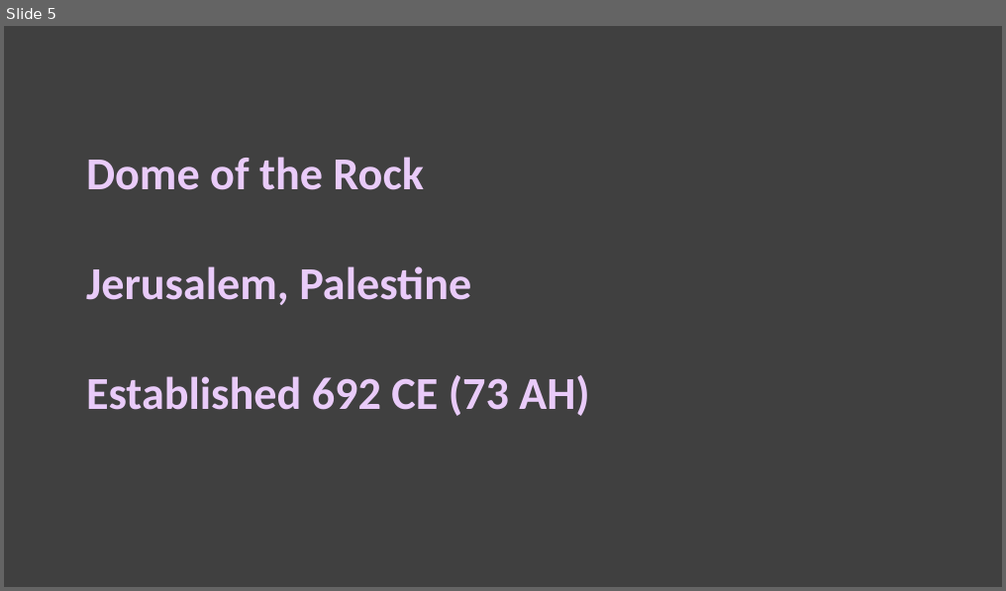
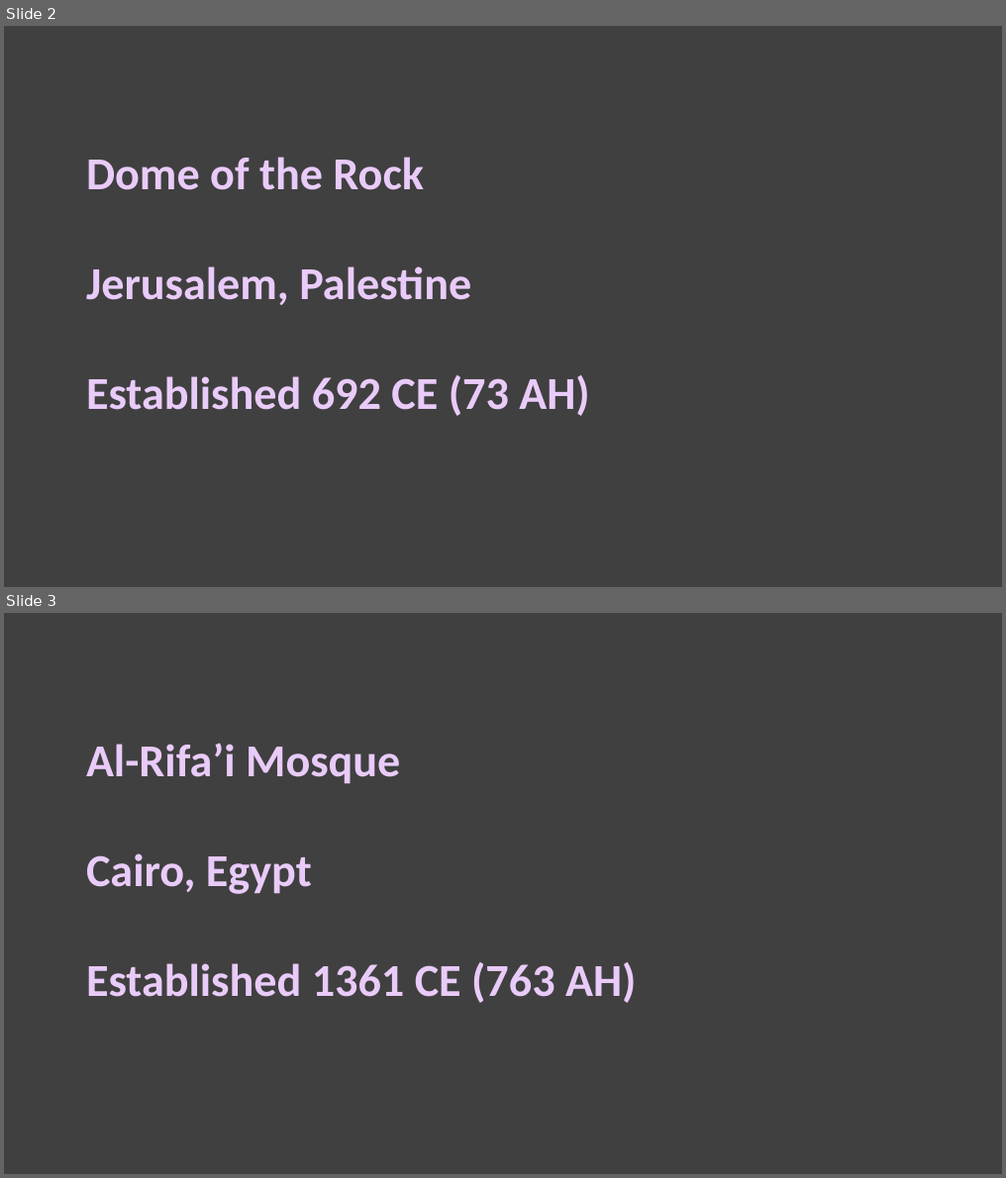
Before and after one commit to bostongfx/cs460student_2020, a slide deck: project/illustrations/infopanels.pptx. Shown one above the other, each under a label of ours: slide 5 before the commit, slides 2 and 3 after it. The pictures are 1006x591 and 1006x1178 pixels, drawn with LibreOffice and Linux fonts; fonts in the diff are those of the drawing. Boxes give left, top, right and bottom in pixels: in the first picture for what was removed or moved away, otherwise in the second. Text is boxed around its words. In the diff, an @@ line names an element or a change of style, - is before the commit and + after.

```diff
--- a/project/illustrations/infopanels.pptx
+++ b/project/illustrations/infopanels.pptx
@@ slide 3 added at (4,613,1002,1174), background #404040 @@
@@ text added at (86,743,636,1003), 44 pt, text #E9CBF9, bold @@
+Al-Rifa’i Mosque
+Cairo, Egypt
+Established 1361 CE (763 AH)
@@ what was slide 5 is now slide 2 @@
```
Also in this commit, not shown: 1 other slide added, 30 other files.
